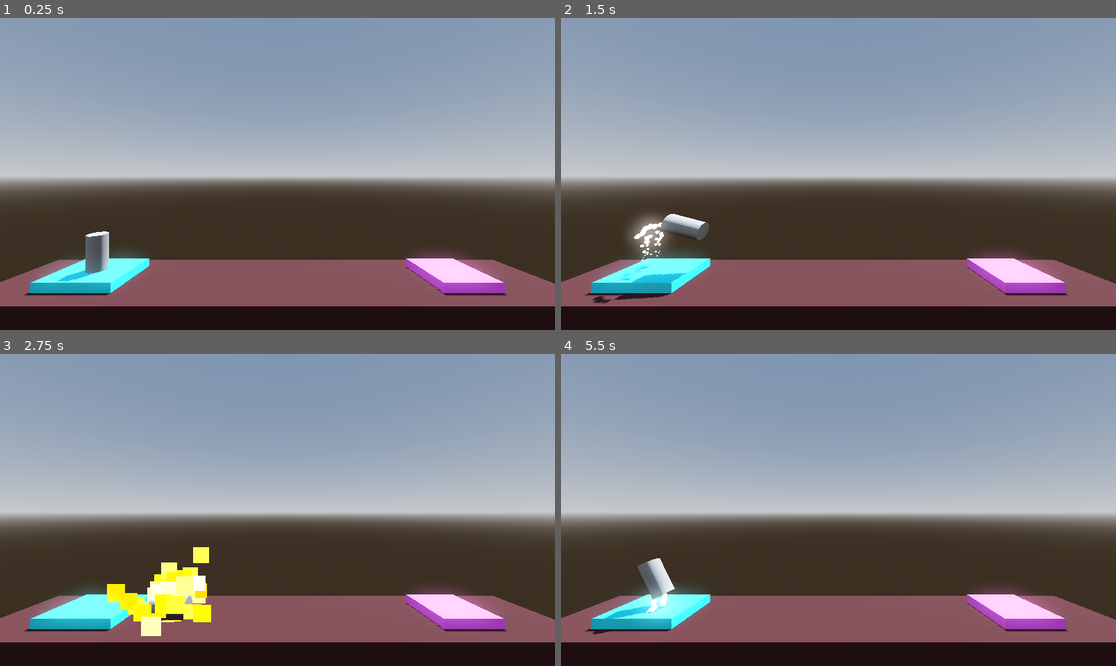
Above: before the commit, frames 1-4 (two rows, left to right).
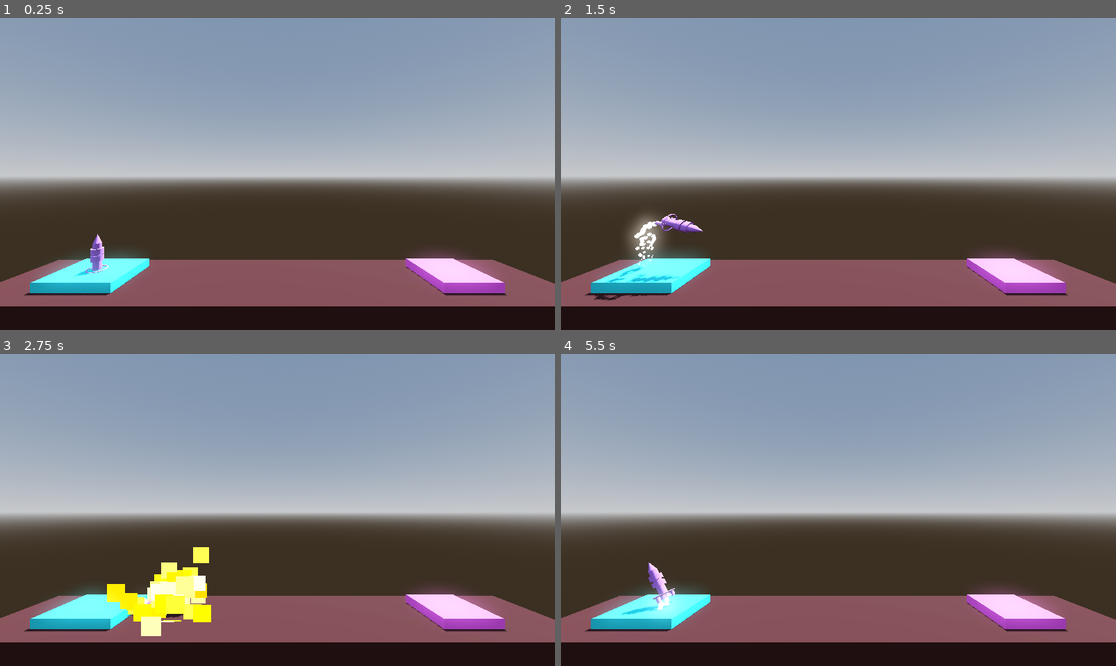
Above: after the commit, the same moments.

Repository: GRspot/ProjectBoost
Game: Godot game, scene res://level.tscn
The game is run twice, just before and just after one commit, with the same random seed, the same clock (stepped at 60 frames per second) and the same inputs.
Inputs:
- Up to frame 1 (0.25 s): no input
- Up to frame 2 (1.5 s): tap Enter at 0.5 s; hold Right (Rotate_right) 0.53-1.28 s; hold Space (Boost) 0.53-1.28 s; hold A (Rotate_left) from 1.28 s (still down); tap Space (Boost) at 1.35 s
- Up to frame 3 (2.75 s): release A (Rotate_left) at 2.03 s; hold Right (Rotate_right) from 2.03 s (still down); hold Space (Boost) from 2.03 s (still down)
- Up to frame 4 (5.5 s): release Space (Boost) at 2.78 s; tap Space (Boost) at 2.85, 4.35 s; release Right (Rotate_right) at 3.53 s; hold Space (Boost) 3.53-4.28 s; hold A (Rotate_left) from 3.53 s (still down); hold Space (Boost) from 5.03 s (still down)

The runs differ from the first frame. In frame 1, 0.6% of the frame differs, in the area x 10-20%, y 68-85%; in frame 2, 1.2%, in the area x 5-27%, y 62-92%; in frame 3, 0.1%; in frame 4, 0.8%.

Commit message:
Rocket color is changed

Diff:
--- /dev/null
+++ b/ShiptPurpleMaterial.tres
@@ -0,0 +1,4 @@
+[gd_resource type="StandardMaterial3D" format=3 uid="uid://bfrgf2i55lljx"]
+
+[resource]
+albedo_color = Color(0.74902, 0.498039, 1, 0.619608)
--- a/player.tscn
+++ b/player.tscn
@@ -7,10 +7,50 @@
 [ext_resource type="PackedScene" uid="uid://ux6ivcx1ovdp" path="res://Particles/booster_particles.tscn" id="5_32h3h"]
 [ext_resource type="PackedScene" uid="uid://dcecb8hw7dbrv" path="res://Particles/explosion_particles.tscn" id="6_a5ljb"]
 [ext_resource type="PackedScene" uid="uid://jfwajmrh6ca7" path="res://Particles/success_particles.tscn" id="7_5u6vg"]
+[ext_resource type="Material" uid="uid://bfrgf2i55lljx" path="res://ShiptPurpleMaterial.tres" id="8_x0c7n"]
 
 [sub_resource type="CylinderMesh" id="CylinderMesh_kuw4o"]
 
 [sub_resource type="CylinderShape3D" id="CylinderShape3D_tr87c"]
+
+[sub_resource type="CylinderMesh" id="CylinderMesh_28154"]
+top_radius = 0.2
+bottom_radius = 0.2
+height = 1.5
+
+[sub_resource type="CylinderMesh" id="CylinderMesh_2vk4o"]
+top_radius = 0.0
+bottom_radius = 0.2
+height = 0.5
+
+[sub_resource type="TorusMesh" id="TorusMesh_4im22"]
+inner_radius = 0.431
+outer_radius = 0.5
+
+[sub_resource type="CylinderMesh" id="CylinderMesh_1ypqx"]
+top_radius = 0.01
+bottom_radius = 0.01
+height = 0.95
+
+[sub_resource type="CylinderMesh" id="CylinderMesh_36cfk"]
+top_radius = 0.01
+bottom_radius = 0.01
+height = 0.95
+
+[sub_resource type="CylinderMesh" id="CylinderMesh_ioeip"]
+top_radius = 0.0
+bottom_radius = 0.3
+height = 0.8
+
+[sub_resource type="CylinderMesh" id="CylinderMesh_expoo"]
+top_radius = 0.3
+bottom_radius = 0.3
+height = 0.3
+
+[sub_resource type="CylinderMesh" id="CylinderMesh_vyglv"]
+top_radius = 0.1
+bottom_radius = 0.1
+height = 0.3
 
 [node name="Player" type="RigidBody3D"]
 transform = Transform3D(1, 0, 0, 0, 1, 0, 0, 0, 1, -0.758335, -0.914975, 18.7147)
@@ -25,6 +65,7 @@
 torque_trust = 85.0
 
 [node name="MeshInstance3D" type="MeshInstance3D" parent="."]
+visible = false
 mesh = SubResource("CylinderMesh_kuw4o")
 
 [node name="CollisionShape3D" type="CollisionShape3D" parent="."]
@@ -40,19 +81,73 @@
 stream = ExtResource("4_fq7p3")
 
 [node name="RightBoosterParticles" parent="." instance=ExtResource("5_32h3h")]
-transform = Transform3D(1, 0, 0, 0, 1, 0, 0, 0, 1, 0.0228256, -1, 0.672344)
+transform = Transform3D(1, 0, 0, 0, 1, 0, 0, 0, 1, 0.0228256, -1.27854, 0.394236)
 emitting = true
 
 [node name="BoosterParticles" parent="." instance=ExtResource("5_32h3h")]
-transform = Transform3D(1, 0, 0, 0, 1, 0, 0, 0, 1, 0, -1.0214, 0)
+transform = Transform3D(1, 0, 0, 0, 1, 0, 0, 0, 1, 0, -1.3095, 0)
 emitting = true
 
 [node name="LeftBoosterParticles" parent="." instance=ExtResource("5_32h3h")]
-transform = Transform3D(1, 0, 0, 0, 1, 0, 0, 0, 1, 0, -1.0214, -0.791714)
+transform = Transform3D(1, 0, 0, 0, 1, 0, 0, 0, 1, 0, -1.20054, -0.461964)
 emitting = true
 
 [node name="ExplosionParticles" parent="." instance=ExtResource("6_a5ljb")]
 
 [node name="SuccessParticles" parent="." instance=ExtResource("7_5u6vg")]
 
+[node name="Body" type="MeshInstance3D" parent="."]
+transform = Transform3D(1, 0, 0, 0, 1, 0, 0, 0, 1, 0, -0.25, 0)
+material_override = ExtResource("8_x0c7n")
+mesh = SubResource("CylinderMesh_28154")
+
+[node name="Cockpit" type="MeshInstance3D" parent="Body"]
+transform = Transform3D(1, 0, 0, 0, 1, 0, 0, 0, 1, 0, 1, 0)
+material_override = ExtResource("8_x0c7n")
+mesh = SubResource("CylinderMesh_2vk4o")
+skeleton = NodePath("../..")
+
+[node name="Ring" type="MeshInstance3D" parent="Body"]
+transform = Transform3D(1, 0, 0, 0, 1, 0, 0, 0, 1, 0, -0.728772, 0)
+material_override = ExtResource("8_x0c7n")
+mesh = SubResource("TorusMesh_4im22")
+skeleton = NodePath("../..")
+
+[node name="Line1" type="MeshInstance3D" parent="Body/Ring"]
+transform = Transform3D(0.677826, 0, -0.735222, -0.735214, -0.00488689, -0.677818, -0.00359295, 0.999988, -0.00331246, 0, -0.0143058, 0)
+material_override = ExtResource("8_x0c7n")
+mesh = SubResource("CylinderMesh_1ypqx")
+skeleton = NodePath("../../..")
+
+[node name="Line2" type="MeshInstance3D" parent="Body/Ring/Line1"]
+transform = Transform3D(-0.485121, 0.706143, 0.515772, -0.735857, -0.0110144, -0.677048, -0.472411, -0.707985, 0.524963, -0.0022611, 0.00358391, -0.00208521)
+material_override = ExtResource("8_x0c7n")
+mesh = SubResource("CylinderMesh_36cfk")
+
+[node name="Bottom" type="MeshInstance3D" parent="Body"]
+transform = Transform3D(1, 0, 0, 0, 1, 0, 0, 0, 1, 0, -0.590229, 0)
+material_override = ExtResource("8_x0c7n")
+mesh = SubResource("CylinderMesh_ioeip")
+
+[node name="Disigne" type="MeshInstance3D" parent="Body"]
+transform = Transform3D(1, 0, 0, 0, 1, 0, 0, 0, 1, 0, 0.300861, 0)
+material_override = ExtResource("8_x0c7n")
+mesh = SubResource("CylinderMesh_expoo")
+
+[node name="Disigne2" type="MeshInstance3D" parent="Body/Disigne"]
+transform = Transform3D(1, 0, 0, 0, 1, 0, 0, 0, 1, 0, -0.385931, 0)
+material_override = ExtResource("8_x0c7n")
+mesh = SubResource("CylinderMesh_expoo")
+
+[node name="BoosterBox" type="MeshInstance3D" parent="Body"]
+transform = Transform3D(1, 0, 0, 0, 1, 0, 0, 0, 1, 0, -0.885508, -0.496128)
+material_override = ExtResource("8_x0c7n")
+mesh = SubResource("CylinderMesh_vyglv")
+
+[node name="BoosterBox2" type="MeshInstance3D" parent="Body"]
+transform = Transform3D(1, 0, 0, 0, 1, 0, 0, 0, 1, 0, -0.925496, 0.43675)
+material_override = ExtResource("8_x0c7n")
+mesh = SubResource("CylinderMesh_vyglv")
+skeleton = NodePath("../BoosterBox")
+
 [connection signal="body_entered" from="." to="." method="_on_body_entered"]
Not shown: 1 places in player.tscn that only renumber resources
